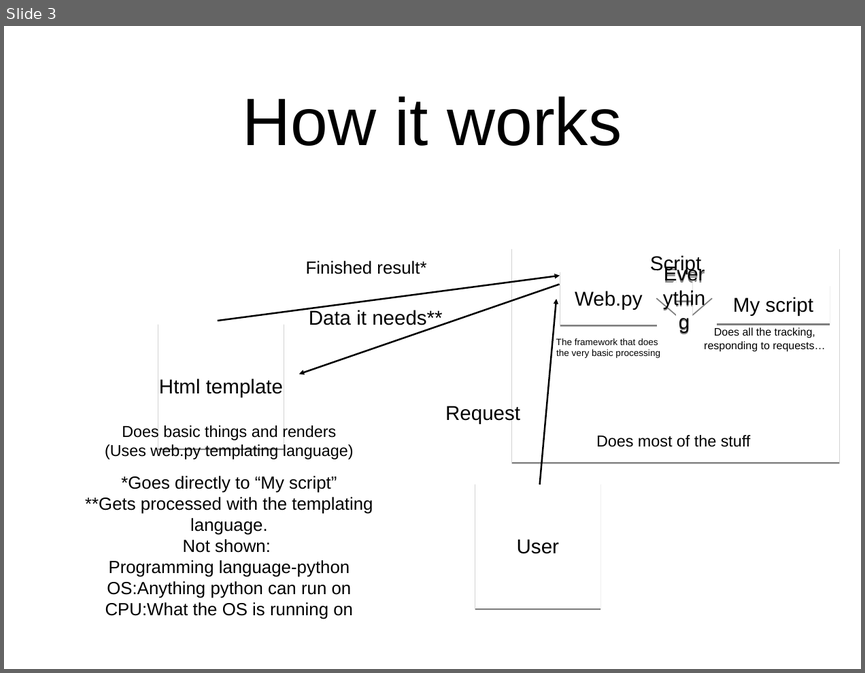
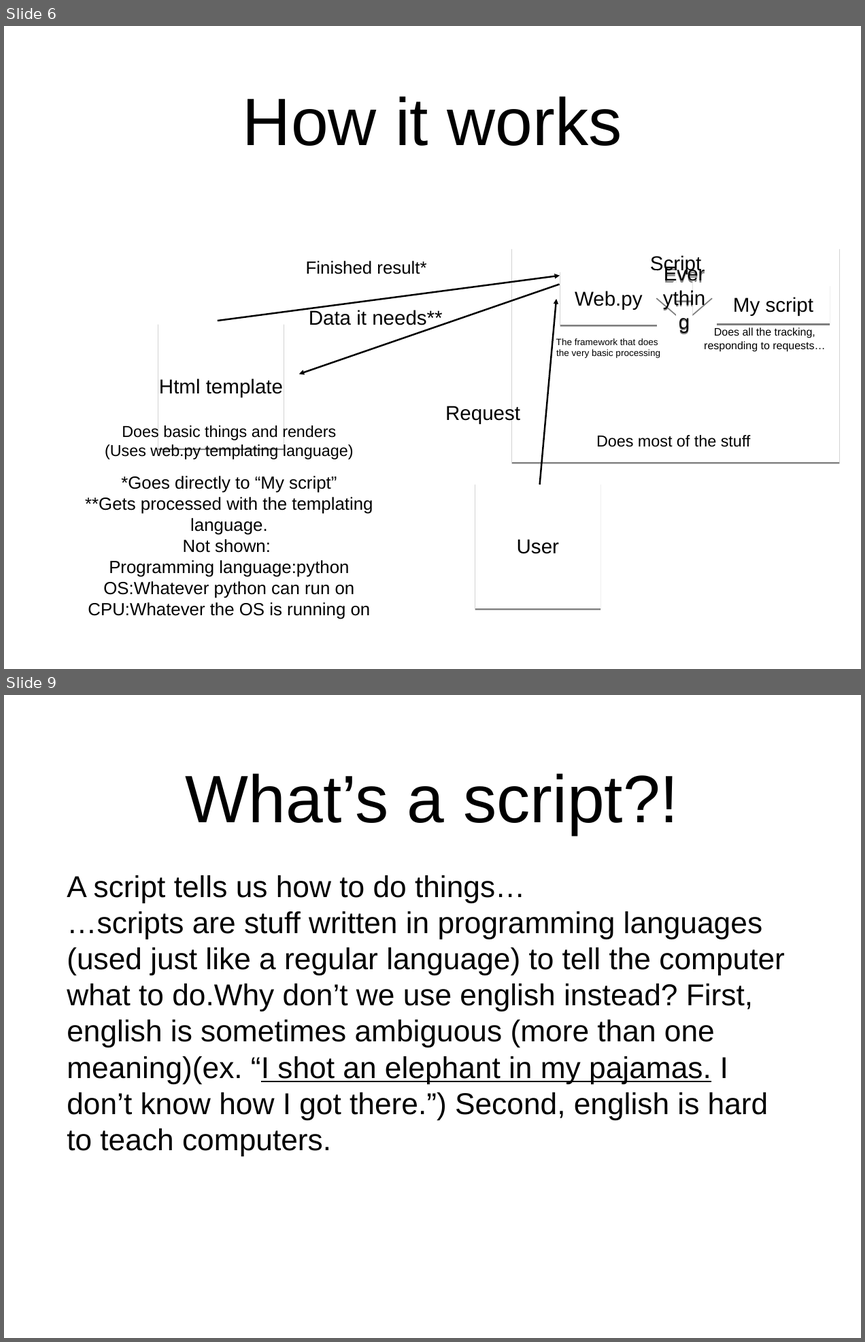
Before and after one commit to CrazyPython/DebateForum, a slide deck: Presentation.ppt. Shown one above the other, each under a label of ours: slide 3 before the commit, slides 6 and 9 after it; the slides between them are not shown. The pictures are 865x673 and 865x1342 pixels, drawn with LibreOffice and Linux fonts; fonts in the diff are those of the drawing. Boxes give left, top, right and bottom in pixels: in the first picture for what was removed or moved away, otherwise in the second. Text is boxed around its words. In the diff, an @@ line names an element or a change of style, - is before the commit and + after.

```diff
--- a/Presentation.ppt
+++ b/Presentation.ppt
@@ slide 9 added at bbox=[4, 695, 861, 1338], background #FFFFFF @@
@@ title added at bbox=[186, 773, 679, 834], 80 pt, text #000000 @@
+What’s a script?!
@@ text added at bbox=[67, 875, 785, 1155], 36 pt, text #000000 @@
+A script tells us how to do things…
+…scripts are stuff written in programming languages (used just like a regular language) to tell the computer what to do.Why don’t we use english instead? First, english is sometimes ambiguous (more than one meaning)(ex. “I shot an elephant in my pajamas. I don’t know how I got there.”) Second, english is hard to teach computers.
@@ what was slide 3 is now slide 6 @@
@@ slide 6 changed as well @@
@@ text in free at bbox=[88, 560, 371, 619]: text changed @@
-Programming language-python
-OS:Anything python can run on
-CPU:What the OS is running on
+Programming language:python
+OS:Whatever python can run on
+CPU:Whatever the OS is running on
```
Also in this commit, not shown: 2 other slides changed, 11 other slides added, 3 slides removed, 1 other file.
